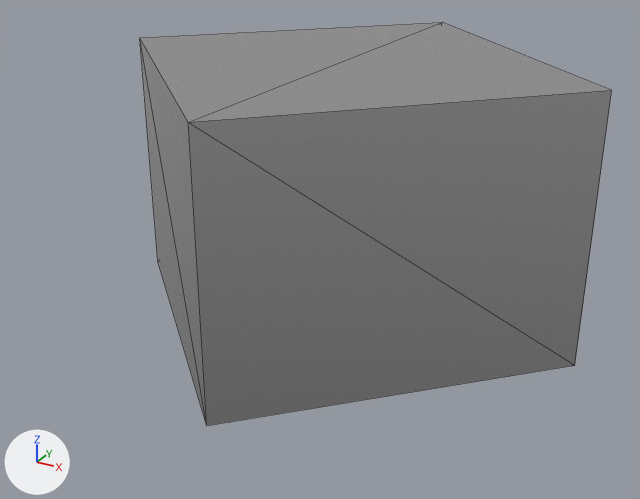
The glTF model public/scene/mech/box.glb as it was, and as the next commit left it.
Camera for both pictures: a 50 mm camera at (49.6, -90.6, 56.4) aimed at (-1.2, 1.9, 10.1). Arrows for +X, +Y and +Z are at lower left; the lights stay in place. Mesh edges are drawn as thin lines. Vertices at the same position are counted once.
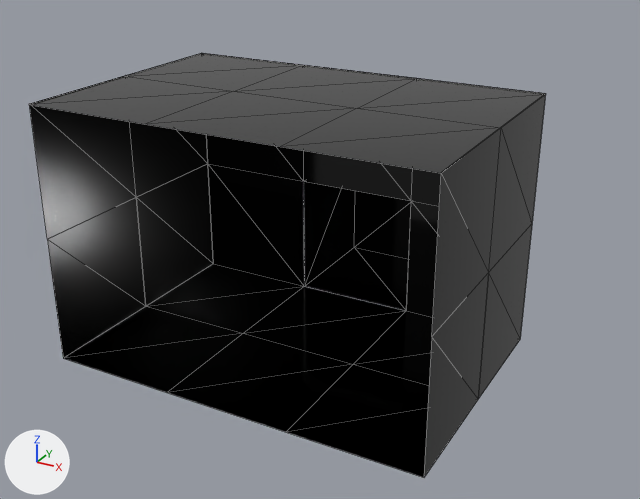
Diff of the bpy script that builds the scene:
```diff
--- a/public/scene/mech/box.glb.py
+++ b/public/scene/mech/box.glb.py
@@ mat_stuff @@
+mat_stuff = principled_material('STUFF')
+mat_stuff.base_color = (0.0442, 0.0442, 0.0442)  # black #3b3b3b
+mat_stuff.metallic = 1.0
+mat_stuff.roughness = 0.0918
@@ me_cube_001 @@
 # used by ob_cube; location = (0.0, 0.0, 0.0); rotation_euler = (0.0, 0.0, 0.785), in degrees (0, 0, 45); scale = (22.5, 22.5, 22.5)
-me_cube_001.from_pydata(...)  # 8 vertices, 12 faces; spans x -0.81..1.19, y -0.81..1.19, z 0.01..1.51
-me_cube_001.materials.append(mat_material)  # light grey #d7d7d7
+me_cube_001.from_pydata(...)  # 71 vertices, 60 faces; spans x -3.0..3.0, y -5.01..1.0, z 0.0..4.0
+# me_cube_001 part 1: the whole mesh is rebuilt
+me_cube_001.materials.append(mat_stuff)  # black #3b3b3b
@@ ob_cube @@
 ob_cube = bpy.data.objects.new('Cube', me_cube_001)
-ob_cube.location = (0.0, 0.0, 0.0)
-ob_cube.rotation_euler = (0.0, 0.0, 0.785)  # degrees (0, 0, 45)
-ob_cube.scale = (22.5, 22.5, 22.5)
+ob_cube.location = (0.0, 17.5, 0.0)
+ob_cube.scale = (8.0, 8.0, 8.0)
```

Where the change shows, as pixel boxes (x1, y1, x2, y2) in the pictures (640 x 499 px):
'Cube', reshaped, moved, rescaled, turned
    before: (140, 22, 612, 426)
    after: (29, 53, 546, 478)
